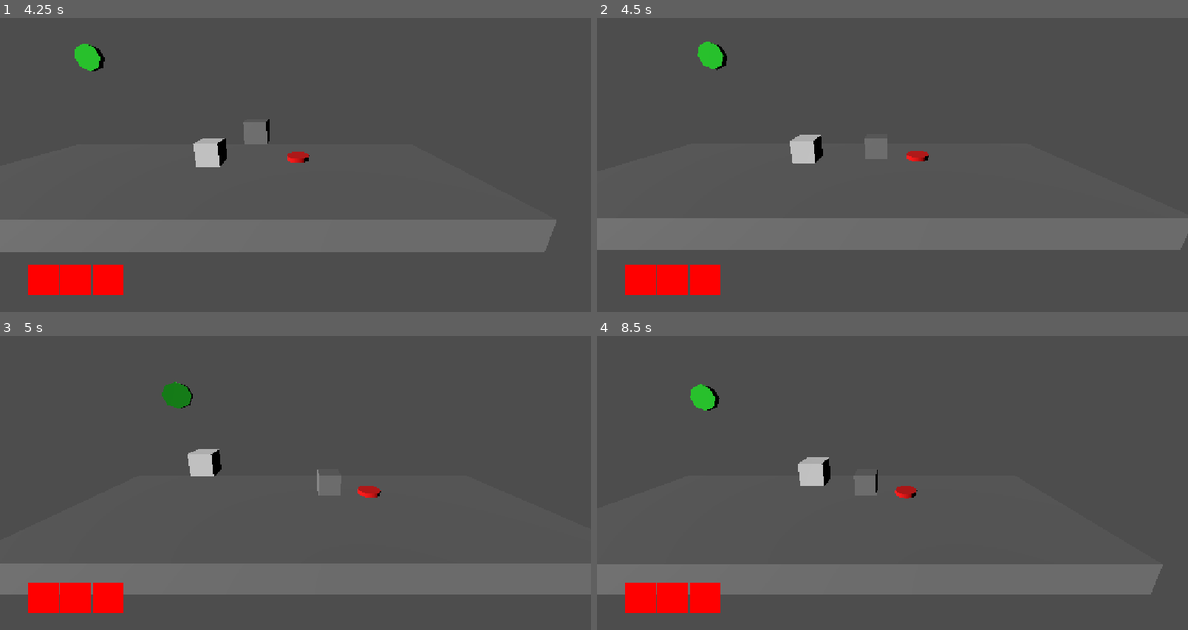
Above: before the commit, frames 1-4 (two rows, left to right).
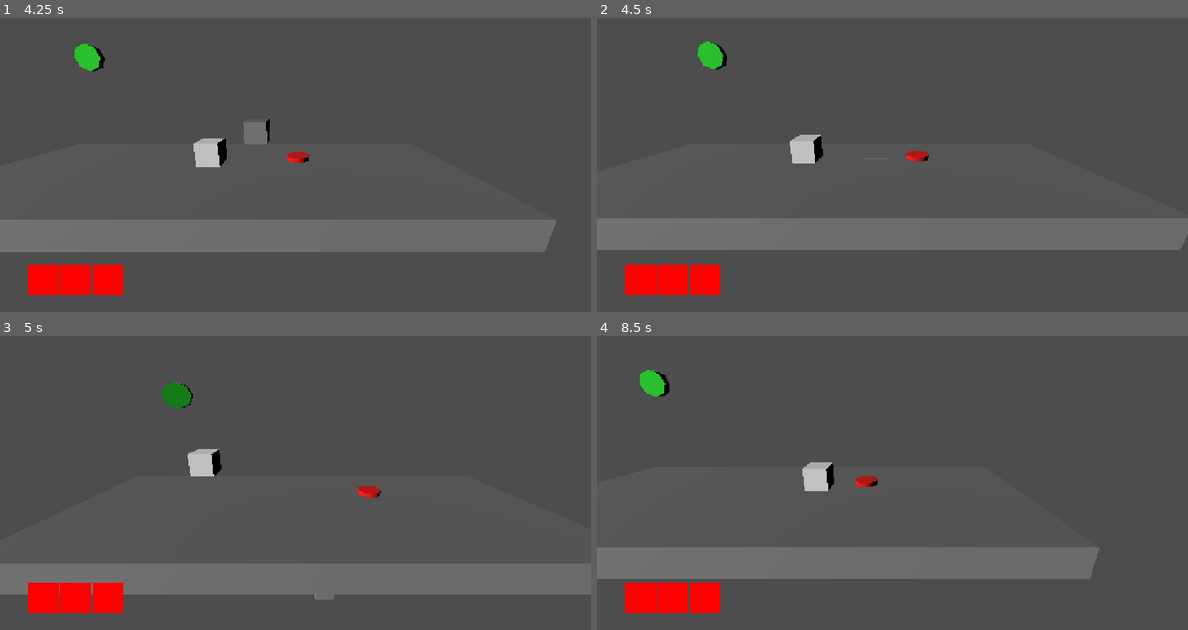
Above: after the commit, the same moments.

Repository: Nof-va/13dt1-nofo
Game: Godot game, scene res://Scenes/gameplay_2.tscn
Same seed, same stepped clock (60 frames per second), same inputs: the game is played once before the commit and once after it. This scene is started directly instead of the project's main scene.
Inputs:
- Up to frame 1 (4.25 s): tap Enter (ui_accept) at 0.5, 0.77, 1.52, 3.02, 3.77 s; hold D (move_right) 0.53-1.28 s; tap E (interact) at 0.6, 3.6 s; hold A (move_left) 1.28-2.03 s; tap W (move_away) at 1.35 s; hold D (move_right) 2.03-3.53 s; tap S (move_toward) at 2.1 s; tap Shift (run) at 2.85 s; hold A (move_left) from 3.53 s (still down)
- Up to frame 2 (4.5 s): keep holding A (move_left); tap W (move_away) at 4.35 s
- Up to frame 3 (5 s): keep holding A (move_left); tap Enter (ui_accept) at 4.52 s
- Up to frame 4 (8.5 s): tap S (move_toward) at 5.1, 8.1 s; release A (move_left) at 5.78 s; hold D (move_right) 5.78-8.03 s; tap Shift (run) at 5.85 s; tap Enter (ui_accept) at 6.02, 6.77, 7.52 s; tap E (interact) at 6.6 s; tap W (move_away) at 7.35 s; hold A (move_left) from 8.03 s (still down)

Frame 1 is identical in both runs. In frame 2, less than 0.1% of the frame differs, in the area x 45-50%, y 40-45%; in frame 3, less than 0.1%; in frame 4, 8.8%, in the area x 0-96%, y 11-88%.

Commit message:
Documentation and minor fixes

Diff:
--- a/13dt1-big-project/Scenes/box_item.tscn
+++ b/13dt1-big-project/Scenes/box_item.tscn
@@ -6,8 +6,8 @@
 
 [node name="RigidBody3D" type="RigidBody3D" groups=["Moveable"]]
 disable_mode = 2
-collision_layer = 14
-collision_mask = 14
+collision_layer = 6
+collision_mask = 8
 
 [node name="MeshInstance3D" type="MeshInstance3D" parent="."]
 mesh = SubResource("BoxMesh_37xia")
--- a/13dt1-big-project/Scenes/gameplay.tscn
+++ b/13dt1-big-project/Scenes/gameplay.tscn
@@ -297,6 +297,7 @@
 transform = Transform3D(1, 0, 0, 0, 1, 0, 0, 0, 1, 68.8114, 0.646729, -2.07153)
 
 [node name="SideWall" type="StaticBody3D" parent="Pausable"]
+visible = false
 
 [node name="CollisionShape3D" type="CollisionShape3D" parent="Pausable/SideWall"]
 transform = Transform3D(1, 0, 0, 0, 1, 0, 0, 0, 1, 26.8515, -4.65787, 1.35647)
@@ -304,6 +305,7 @@
 
 [node name="SideWall2" type="StaticBody3D" parent="Pausable"]
 transform = Transform3D(1, 0, 0, 0, 1, 0, 0, 0, 1, 0, 0, -7.9481)
+visible = false
 
 [node name="CollisionShape3D" type="CollisionShape3D" parent="Pausable/SideWall2"]
 transform = Transform3D(1, 0, 0, 0, 1, 0, 0, 0, 1, 35.3588, -4.65787, 1.35647)
--- a/13dt1-big-project/Scenes/gameplay_2.tscn
+++ b/13dt1-big-project/Scenes/gameplay_2.tscn
@@ -25,6 +25,7 @@
 
 [node name="Player" parent="Pausable" instance=ExtResource("1_x1mtq")]
 transform = Transform3D(1, 0, 0, 0, 1, 0, 0, 0, 1, -5.10576, 2.94682, -3.26642)
+collision_layer = 7
 
 [node name="DirectionalLight3D" type="DirectionalLight3D" parent="Pausable"]
 transform = Transform3D(0.536563, 0.25173, -0.805439, 1.12812e-08, 0.95447, 0.298308, 0.84386, -0.160061, 0.512133, -7.45239, 7.95387, 12.1655)
@@ -69,7 +70,7 @@
 transform = Transform3D(1, 0, 0, 0, 1, 0, 0, 0, 1, -0.94527, 0.6, -3.9855)
 shape = SubResource("BoxShape3D_cq8k4")
 
-[node name="Area3D" parent="Pausable" instance=ExtResource("4_o6p6b")]
+[node name="Button" parent="Pausable" instance=ExtResource("4_o6p6b")]
 transform = Transform3D(1, 0, 0, 0, 1, 0, 0, 0, 1, 3.05365, 1.33199, -3.94457)
 
 [connection signal="body_entered" from="Pausable/DeathZone" to="Pausable/DeathZone" method="_on_body_entered"]
--- a/13dt1-big-project/Scenes/in_game_menu.tscn
+++ b/13dt1-big-project/Scenes/in_game_menu.tscn
@@ -1,9 +1,7 @@
-[gd_scene load_steps=11 format=3 uid="uid://bui0dhhoktgxu"]
+[gd_scene load_steps=9 format=3 uid="uid://bui0dhhoktgxu"]
 
 [ext_resource type="FontFile" uid="uid://btb3f2dkr6xkn" path="res://Fonts/Baby Doll.ttf" id="1_2rnyg"]
-[ext_resource type="Script" uid="uid://chawje4lj461o" path="res://Scripts/resumebtn.gd" id="2_2rnyg"]
-[ext_resource type="Script" uid="uid://dfhbes2tus1xv" path="res://Scripts/settingsbtn.gd" id="3_f1ur8"]
-[ext_resource type="Script" uid="uid://d0u2txnm4cq1" path="res://Scripts/exitbtn.gd" id="4_bn643"]
+[ext_resource type="Script" uid="uid://chawje4lj461o" path="res://Scripts/in_game_menu.gd" id="2_2rnyg"]
 
 [sub_resource type="StyleBoxEmpty" id="StyleBoxEmpty_ucpqp"]
 
@@ -98,7 +96,6 @@
 theme_override_styles/pressed = SubResource("StyleBoxEmpty_fu121")
 theme_override_styles/normal = SubResource("StyleBoxEmpty_lgl56")
 text = "Settings"
-script = ExtResource("3_f1ur8")
 
 [node name="MarginContainer2" type="MarginContainer" parent="Control/VBoxContainer"]
 custom_minimum_size = Vector2(0, 37.67)
@@ -122,7 +119,6 @@
 theme_override_styles/normal = SubResource("StyleBoxEmpty_lgl56")
 text = "Exit"
 icon_alignment = 1
-script = ExtResource("4_bn643")
 
 [node name="ColorRect" type="ColorRect" parent="Control"]
 show_behind_parent = true
@@ -136,5 +132,5 @@
 color = Color(0, 0, 0, 0.411765)
 
 [connection signal="pressed" from="Control/VBoxContainer/Resume" to="." method="_on_resume_pressed"]
-[connection signal="pressed" from="Control/VBoxContainer/Settingsbtn" to="Control/VBoxContainer/Settingsbtn" method="_on_pressed"]
-[connection signal="pressed" from="Control/VBoxContainer/Exitbtn" to="Control/VBoxContainer/Exitbtn" method="_on_pressed"]
+[connection signal="pressed" from="Control/VBoxContainer/Settingsbtn" to="." method="_on_settingsbtn_pressed"]
+[connection signal="pressed" from="Control/VBoxContainer/Exitbtn" to="." method="_on_exitbtn_pressed"]
--- a/13dt1-big-project/Scenes/main_menu.tscn
+++ b/13dt1-big-project/Scenes/main_menu.tscn
@@ -1,11 +1,8 @@
-[gd_scene load_steps=14 format=3 uid="uid://rs6de330fq8m"]
+[gd_scene load_steps=11 format=3 uid="uid://rs6de330fq8m"]
 
 [ext_resource type="PackedScene" uid="uid://ytmbd0mmgf1v" path="res://Scenes/main_menu_background.tscn" id="1_2cdya"]
 [ext_resource type="Script" uid="uid://dvj1gp3c7m7hh" path="res://Scripts/main_menu.gd" id="1_tf75a"]
 [ext_resource type="FontFile" uid="uid://btb3f2dkr6xkn" path="res://Fonts/Baby Doll.ttf" id="2_0x5qc"]
-[ext_resource type="Script" uid="uid://ddnnh33hosqnm" path="res://Scripts/startbtn.gd" id="3_hq4d5"]
-[ext_resource type="Script" uid="uid://dfhbes2tus1xv" path="res://Scripts/settingsbtn.gd" id="4_52b02"]
-[ext_resource type="Script" uid="uid://d0u2txnm4cq1" path="res://Scripts/exitbtn.gd" id="5_3drxx"]
 
 [sub_resource type="Environment" id="Environment_y6j1k"]
 background_mode = 1
@@ -99,7 +96,6 @@
 theme_override_styles/pressed = SubResource("StyleBoxEmpty_o584s")
 theme_override_styles/normal = SubResource("StyleBoxEmpty_wxmuh")
 text = "Play"
-script = ExtResource("3_hq4d5")
 
 [node name="MarginContainer" type="MarginContainer" parent="Control/MarginContainer/VBoxContainer"]
 custom_minimum_size = Vector2(0, 30)
@@ -122,7 +118,6 @@
 theme_override_styles/pressed = SubResource("StyleBoxEmpty_o584s")
 theme_override_styles/normal = SubResource("StyleBoxEmpty_wxmuh")
 text = "Settings"
-script = ExtResource("4_52b02")
 
 [node name="MarginContainer2" type="MarginContainer" parent="Control/MarginContainer/VBoxContainer"]
 custom_minimum_size = Vector2(0, 30)
@@ -145,8 +140,7 @@
 theme_override_styles/pressed = SubResource("StyleBoxEmpty_o584s")
 theme_override_styles/normal = SubResource("StyleBoxEmpty_wxmuh")
 text = "Exit"
-script = ExtResource("5_3drxx")
 
-[connection signal="pressed" from="Control/MarginContainer/VBoxContainer/Startbtn" to="Control/MarginContainer/VBoxContainer/Startbtn" method="_on_pressed"]
-[connection signal="pressed" from="Control/MarginContainer/VBoxContainer/Settingsbtn" to="Control/MarginContainer/VBoxContainer/Settingsbtn" method="_on_pressed"]
-[connection signal="pressed" from="Control/MarginContainer/VBoxContainer/Exitbtn" to="Control/MarginContainer/VBoxContainer/Exitbtn" method="_on_pressed"]
+[connection signal="pressed" from="Control/MarginContainer/VBoxContainer/Startbtn" to="." method="_on_startbtn_pressed"]
+[connection signal="pressed" from="Control/MarginContainer/VBoxContainer/Settingsbtn" to="." method="_on_settingsbtn_pressed"]
+[connection signal="pressed" from="Control/MarginContainer/VBoxContainer/Exitbtn" to="." method="_on_exitbtn_pressed"]
--- a/13dt1-big-project/Scripts/checkpoint.gd
+++ b/13dt1-big-project/Scripts/checkpoint.gd
@@ -5,7 +5,7 @@
 # Called when the node enters the scene tree for the first time.
 #func _ready() -> void:
 	#checkpoint_manager = get_parent().get_parent().get_node("CheckpointManager")
-
+	# Used previously when there was a checkpoint manager node but global var was more efficient
 
 # Called every frame. 'delta' is the elapsed time since the previous frame.
 func _process(_delta: float) -> void:
--- a/13dt1-big-project/Scripts/death_zone.gd
+++ b/13dt1-big-project/Scripts/death_zone.gd
@@ -16,9 +16,8 @@
 		get_tree().change_scene_to_packed.bind(game_over).call_deferred()
 		Global.lives = 3
 	print(Global.lives)
-
-# Original version of changing to different scene caused the error of removing physicsbody
-# get_tree().change_scene_to_file("res://Scenes/main_menu.tscn")
+	if body.is_in_group("Moveable"):
+		queue_free()
 
 # Puts player to last checkpoint
 func kill_player():
--- a/13dt1-big-project/Scripts/exitbtn.gd
+++ /dev/null
@@ -1,14 +0,0 @@
-extends Button
-
-
-# Called when the node enters the scene tree for the first time.
-func _ready() -> void:
-	pass # Replace with function body.
-
-
-# Called every frame. 'delta' is the elapsed time since the previous frame
-
-
-#Called when button is pressed
-func _on_pressed() -> void:
-	get_tree().quit() # exits game scene
--- a/13dt1-big-project/Scripts/global.gd
+++ b/13dt1-big-project/Scripts/global.gd
@@ -3,5 +3,3 @@
 var lives = 3
 
 var spawn_point
-
-var able_move = true
--- a/13dt1-big-project/Scripts/hud_hearts.gd
+++ b/13dt1-big-project/Scripts/hud_hearts.gd
@@ -7,7 +7,7 @@
 	reset_lives()
 
 func reset_lives():
-	for i in range(0,Global.lives):
+	for i in range(0,3):
 		add_life()
 
 
--- a/13dt1-big-project/Scripts/resumebtn.gd
+++ b/13dt1-big-project/Scripts/in_game_menu.gd
@@ -6,3 +6,11 @@
 	queue_free()
 	tree.paused = !tree.paused
 	player.pause_is = false
+
+
+func _on_settingsbtn_pressed() -> void:
+	pass # Replace with function body.
+
+
+func _on_exitbtn_pressed() -> void:
+	get_tree().quit()
--- a/13dt1-big-project/Scripts/main_menu.gd
+++ b/13dt1-big-project/Scripts/main_menu.gd
@@ -2,3 +2,15 @@
 
 func _ready():
 	Input.set_mouse_mode(Input.MOUSE_MODE_VISIBLE)
+
+
+func _on_startbtn_pressed() -> void:
+	get_tree().change_scene_to_file("res://Scenes/gameplay.tscn") # Transports user from current scene to gameplay scene
+
+
+func _on_settingsbtn_pressed() -> void:
+	get_tree().change_scene_to_file("res://Scenes/gameplay.tscn") # Placeholder allocation
+
+
+func _on_exitbtn_pressed() -> void:
+	get_tree().quit() # Exits game scene
--- a/13dt1-big-project/Scripts/settingsbtn.gd
+++ /dev/null
@@ -1,14 +0,0 @@
-extends Button
-
-
-# Called when the node enters the scene tree for the first time.
-func _ready() -> void:
-	pass # Replace with function body.
-
-
-# Called every frame. 'delta' is the elapsed time since the previous frame.
-
-
-
-func _on_pressed() -> void:
-	get_tree().change_scene_to_file("res://Scenes/gameplay.tscn")
--- a/13dt1-big-project/Scripts/startbtn.gd
+++ /dev/null
@@ -1,12 +0,0 @@
-extends Button
-
-
-# Called when the node enters the scene tree for the first time.
-func _ready() -> void:
-	pass # Replace with function body.
-
-
-
-#Called when button is pressed
-func _on_pressed() -> void:
-	get_tree().change_scene_to_file("res://Scenes/gameplay.tscn") # Transports user from current scene to gameplay scene
Not shown, removed: 13dt1-big-project/Scripts/exitbtn.gd.uid
Renamed: 13dt1-big-project/Scripts/resumebtn.gd.uid -> 13dt1-big-project/Scripts/in_game_menu.gd.uid
Not shown, removed: 13dt1-big-project/Scripts/settingsbtn.gd.uid
Not shown, removed: 13dt1-big-project/Scripts/startbtn.gd.uid
